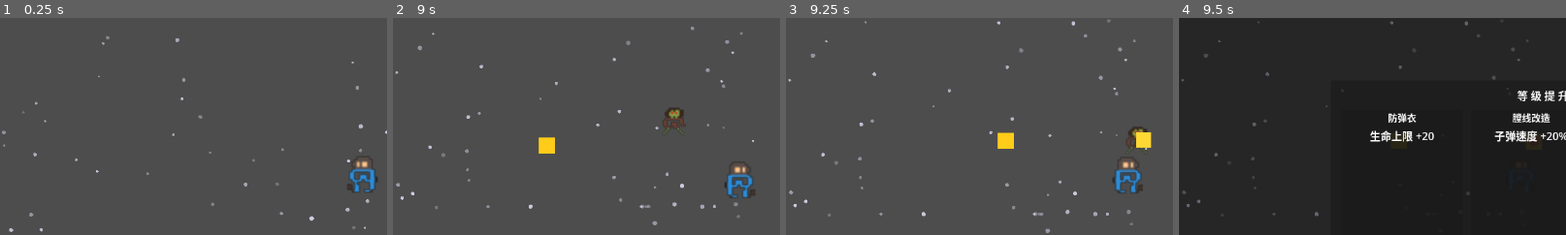
Above: before the commit, frames 1-4 (left to right).
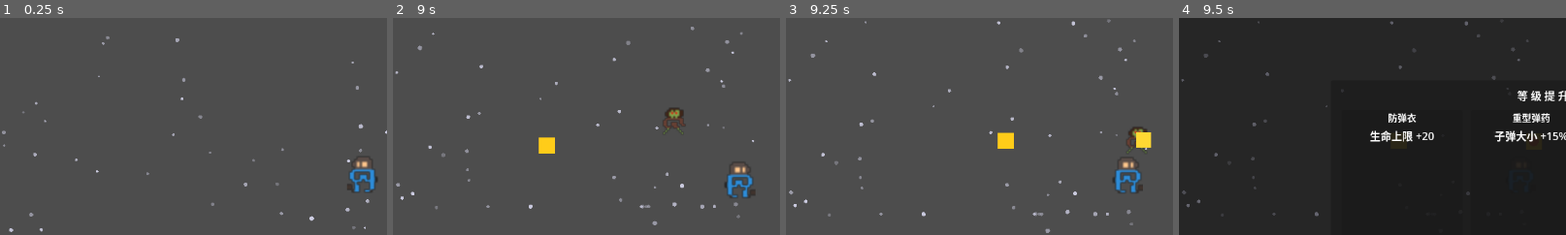
Above: after the commit, the same moments.

Repository: ebly/shoot
Game: Godot game, scene res://scenes/main.tscn
Same seed, same stepped clock (60 frames per second), same inputs: the game is played once before the commit and once after it. This scene is started directly instead of the project's main scene.
Inputs (mouse positions are % of the whole screen's width and height, from its top left):
- Up to frame 1 (0.25 s): no input
- Up to frame 2 (9 s): move the mouse to (72, 45) at 0.52 s; hold D (move_right) 0.53-1.28 s; click (72, 45) at 0.67 s; move the mouse to (30, 55) at 1.27 s; hold S (move_down) 1.28-2.03 s; move the mouse to (60, 28) at 2.02 s; hold D (move_right) 2.03-2.78 s; move the mouse to (45, 70) at 2.77 s; hold W (move_up) 2.78-3.53 s; click (45, 70) at 2.92 s; move the mouse to (80, 65) at 3.52 s; hold A (move_left) 3.53-5.03 s; move the mouse to (20, 35) at 4.27 s; move the mouse to (55, 50) at 5.02 s; hold S (move_down) 5.03-5.78 s; click (55, 50) at 5.17 s; move the mouse to (35, 25) at 5.77 s; hold D (move_right) 5.78-6.53 s; move the mouse to (72, 45) at 6.52 s; hold W (move_up) 6.53-7.28 s; move the mouse to (30, 55) at 7.27 s; hold D (move_right) 7.28-8.03 s; click (30, 55) at 7.42 s; move the mouse to (60, 28) at 8.02 s; hold S (move_down) 8.03-8.78 s; move the mouse to (45, 70) at 8.77 s; hold A (move_left) from 8.78 s (still down)
- Up to frame 3 (9.25 s): keep holding A (move_left)
- Up to frame 4 (9.5 s): keep holding A (move_left)
The pictures show only the part of the screen within x 3-53%, y 14-64%; the shares and areas given below are measured in that part.

Frames 1-3 are identical in both runs. In frame 4, 0.6% of the frame differs, in the area x 86-98%, y 43-58%.

Commit message:
瞄准镜道具：每级+40射程，上限5级，满级射程翻倍

Diff:
--- a/scripts/ui/backpack_panel.gd
+++ b/scripts/ui/backpack_panel.gd
@@ -9,6 +9,7 @@
 	"max_hp":            {"label": "生命",   "base": 100.0, "suffix": ""},
 	"hp_regen":          {"label": "恢复",   "base": 0.5,   "suffix": "/秒"},
 	"move_speed":        {"label": "移速",   "base": 280.0, "suffix": ""},
+	"attack_range":      {"label": "射程",   "base": 200.0, "suffix": ""},
 	"damage_mult":       {"label": "伤害",   "base": 1.0,   "suffix": "×"},
 	"fire_rate_mult":    {"label": "射速",   "base": 1.0,   "suffix": "×"},
 	"extra_projectiles": {"label": "弹道",   "base": 1,     "suffix": ""},
--- a/scripts/upgrades/upgrade_catalog.gd
+++ b/scripts/upgrades/upgrade_catalog.gd
@@ -15,6 +15,7 @@
 	list.append(_make(UpgradeResource.MultiShotUp.new(),   "multishot",    "双持",             "弹道 +1",                   3))
 	list.append(_make(UpgradeResource.MagnetUp.new(),      "magnet",       "生存直觉",         "拾取范围 +40",             5))
 	list.append(_make(UpgradeResource.XpBoostUp.new(),     "xp_boost",     "狩猎经验",         "经验获取 +20%",             5))
+	list.append(_make(UpgradeResource.RangeUp.new(),       "range",        "瞄准镜",           "射程 +40",                  5))
 
 	return list
 
--- a/scripts/upgrades/upgrade_data.gd
+++ b/scripts/upgrades/upgrade_data.gd
@@ -63,3 +63,8 @@
 class XpBoostUp extends UpgradeResource:
 	func _do_apply(player) -> void:
 		player.stats.xp_mult += 0.2
+
+
+class RangeUp extends UpgradeResource:
+	func _do_apply(player) -> void:
+		player.stats.attack_range += 40
Not shown, changed: reasonix.toml
